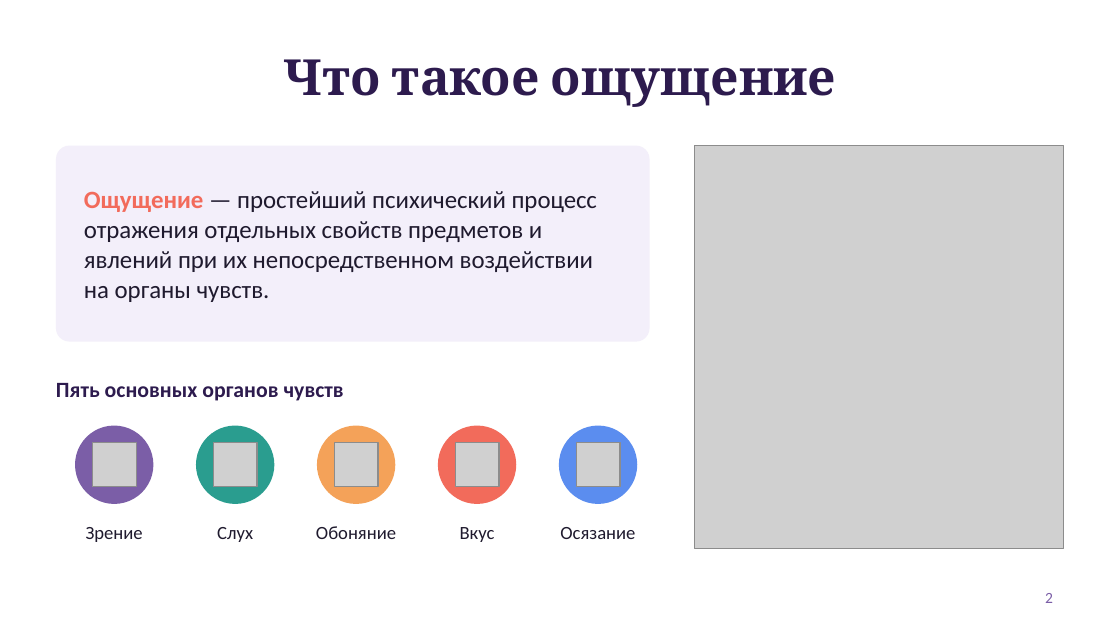
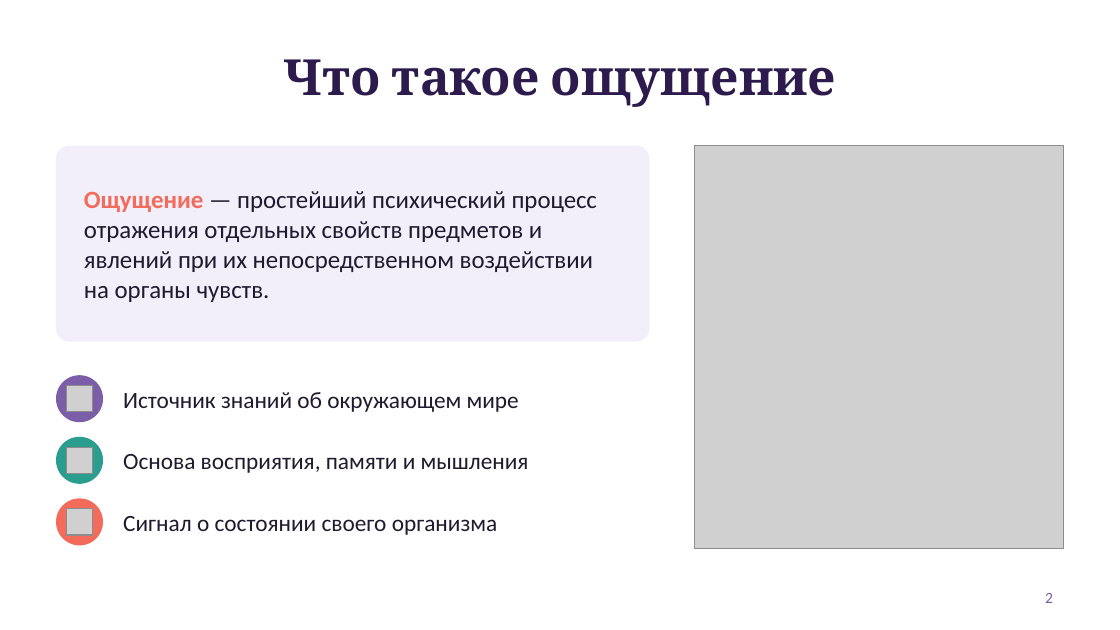
Before and after one commit to ivanleonovic189-sketch/silver-journey, a slide deck: slide 2 of Ощущения_психология.pptx. Drawn at 1120x630 pixels with LibreOffice and Linux fonts; fonts in the diff are those of the drawing; grey boxes stand for pictures. Boxes give left, top, right and bottom in pixels: in the first picture for what was removed or moved away, otherwise in the second. Text is boxed around its words. In the diff, an @@ line names an element or a change of style, - is before the commit and + after.

```diff
--- a/Ощущения_психология.pptx
+++ b/Ощущения_психология.pptx
@@ ellipse: place and size @@
-ellipse at bbox=[75, 426, 153, 504]
+ellipse at bbox=[56, 375, 103, 422]
@@ text removed at bbox=[56, 383, 344, 401] @@
-Пять основных органов чувств
@@ picture added at bbox=[66, 385, 93, 412] @@
@@ text added at bbox=[123, 392, 519, 412], 15 pt, text #1F1A2E @@
+Источник знаний об окружающем мире
@@ ellipse: place and size @@
-ellipse at bbox=[196, 426, 274, 504]
+ellipse at bbox=[56, 437, 103, 484]
@@ picture added at bbox=[66, 447, 93, 474] @@
@@ picture removed at bbox=[92, 442, 136, 486] @@
@@ picture removed at bbox=[213, 442, 256, 486] @@
@@ ellipse removed at bbox=[317, 426, 395, 504] @@
@@ picture removed at bbox=[334, 442, 377, 486] @@
@@ ellipse removed at bbox=[438, 426, 516, 504] @@
@@ picture removed at bbox=[455, 442, 498, 486] @@
@@ ellipse removed at bbox=[559, 426, 637, 504] @@
@@ picture removed at bbox=[576, 442, 619, 486] @@
@@ text added at bbox=[123, 454, 529, 473], 15 pt, text #1F1A2E @@
+Основа восприятия, памяти и мышления
@@ ellipse added at bbox=[56, 498, 103, 545], fill #F26B5B @@
@@ picture added at bbox=[66, 508, 93, 535] @@
@@ text removed at bbox=[86, 527, 143, 542] @@
-Зрение
@@ text added at bbox=[123, 516, 498, 535], 15 pt, text #1F1A2E @@
+Сигнал о состоянии своего организма
@@ text removed at bbox=[217, 527, 253, 542] @@
-Слух
@@ text removed at bbox=[316, 526, 396, 539] @@
-Обоняние
@@ text removed at bbox=[460, 527, 495, 542] @@
-Вкус
@@ text removed at bbox=[560, 527, 635, 539] @@
-Осязание
```
Also in this commit, not shown: 1 slide added.
